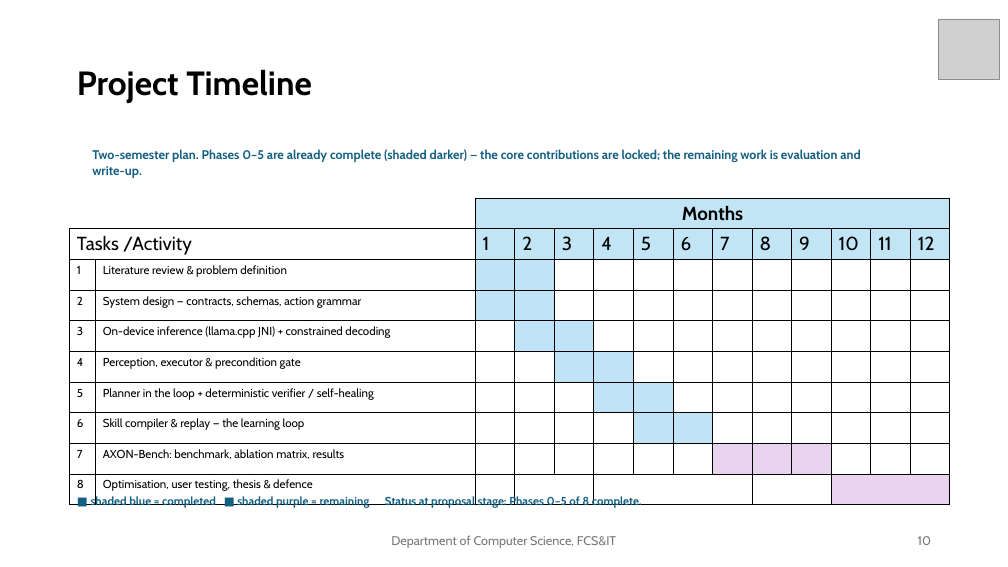
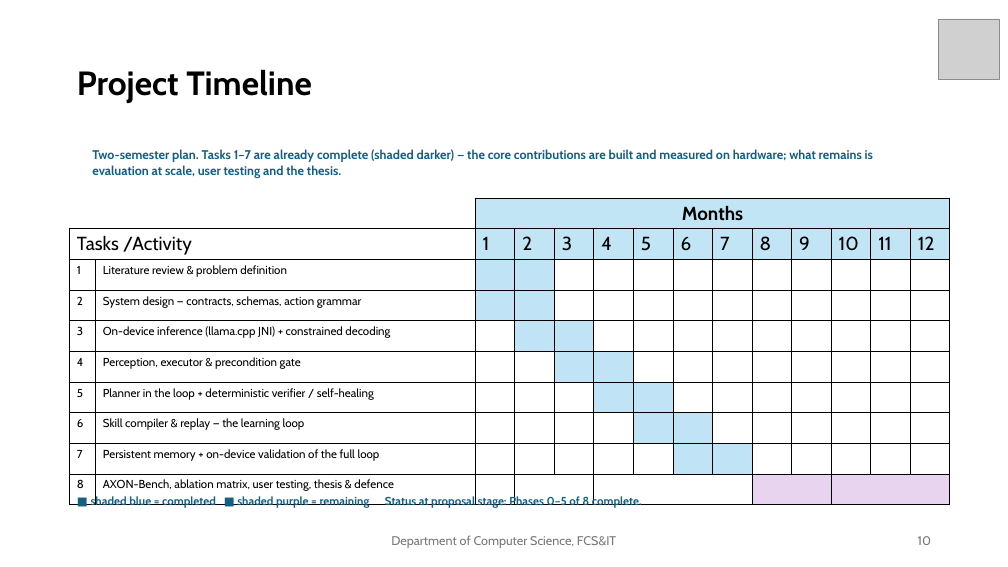
Before and after one commit to Muneeb50702/axon, a slide deck: slide 10 of ppt/Room 1-8-Dr. Saleem Mustafa.pptx. Drawn at 1008x567 pixels with LibreOffice and Linux fonts; fonts in the diff are those of the drawing; grey boxes stand for pictures. Boxes give left, top, right and bottom in pixels: in the first picture for what was removed or moved away, otherwise in the second. Text is boxed around its words. In the diff, an @@ line names an element or a change of style, - is before the commit and + after.

```diff
--- a/ppt/Room 1-8-Dr. Saleem Mustafa.pptx
+++ b/ppt/Room 1-8-Dr. Saleem Mustafa.pptx
@@ text at (92, 149, 873, 178): text changed @@
-Two-semester plan. Phases 0–5 are already complete (shaded darker) — the core contributions are locked; the remaining work is evaluation and write-up.
+Two-semester plan. Tasks 1–7 are already complete (shaded darker) — the core contributions are built and measured on hardware; what remains is evaluation at scale, user testing and the thesis.
@@ table at (70, 198, 947, 495) @@
-row 9, column 2: AXON-Bench: benchmark, ablation matrix, results
+row 9, column 2: Persistent memory + on-device validation of the full loop
-row 10, column 2: Optimisation, user testing, thesis & defence
+row 10, column 2: AXON-Bench, ablation matrix, user testing, thesis & defence
@@ fill #E8D4EF to #C0E4F5 in row 9, column 9 @@
@@ fill none to #E8D4EF in row 10, column 10 @@
```
Also in this commit, not shown: 2 other slides changed, 2 other files.
